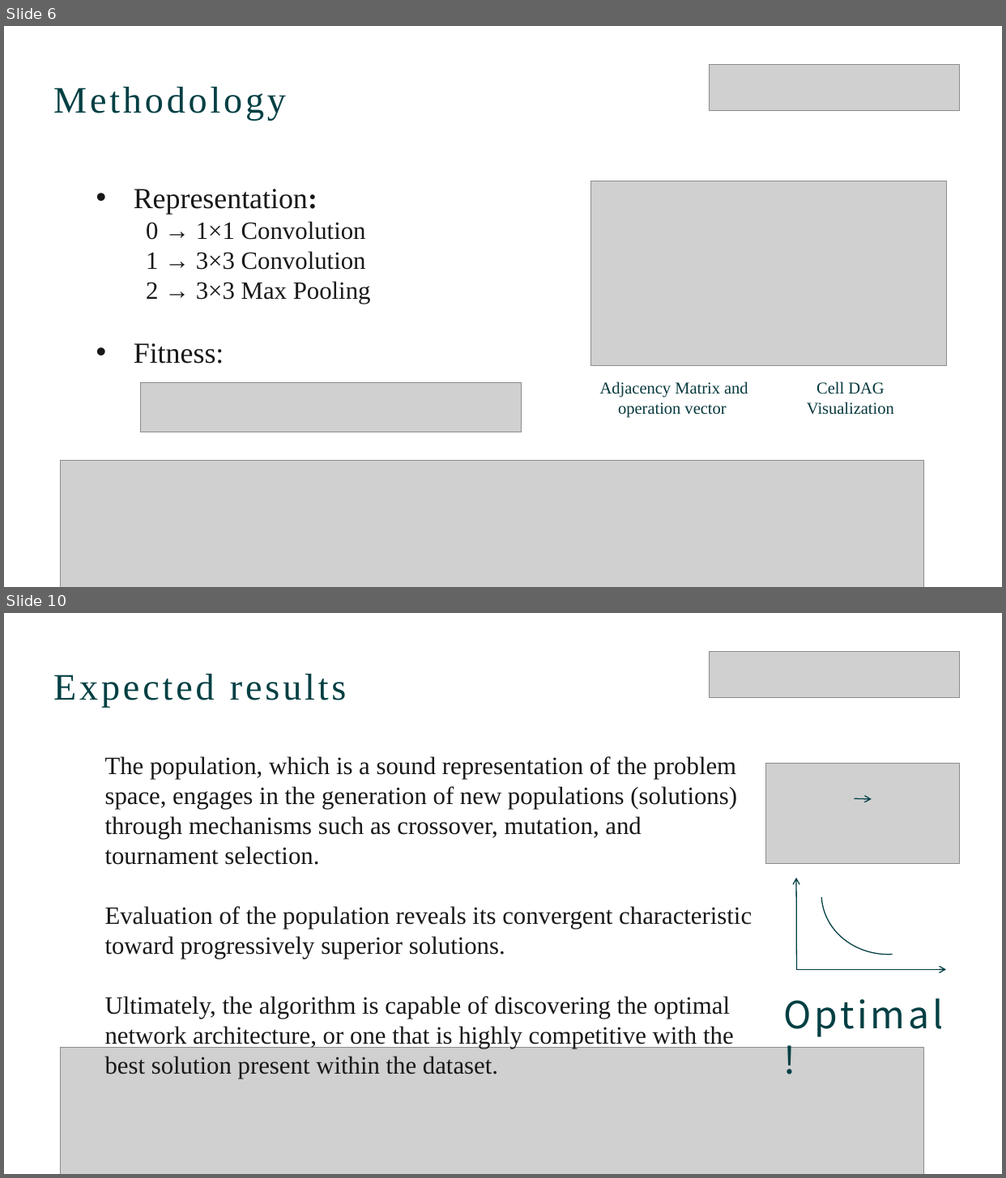
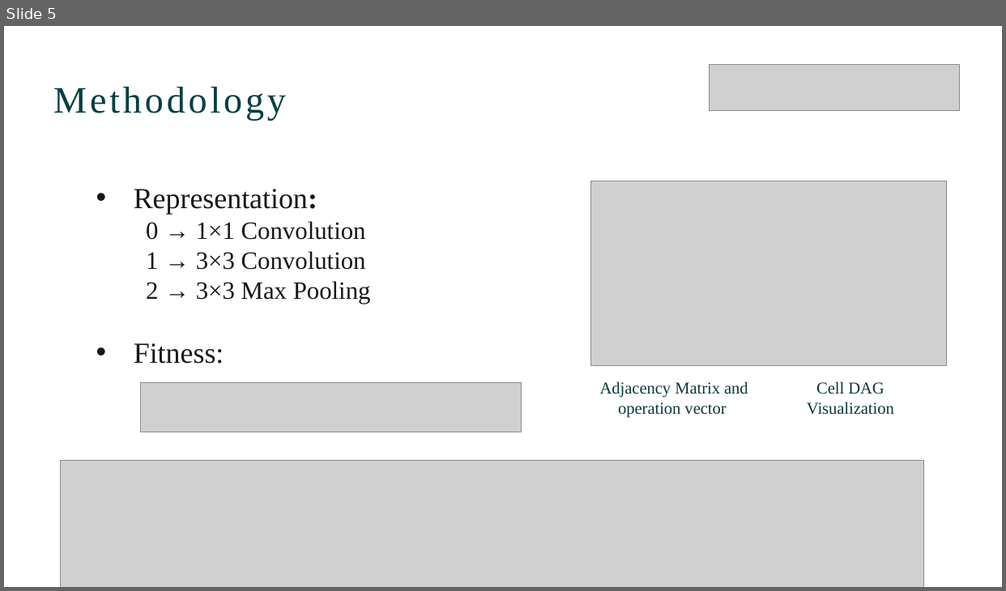
Before and after one commit to chenyicc/fxx_project, a slide deck: nasbench-master/第8组_中期.pptx. Shown one above the other, each under a label of ours: slides 6 and 10 before the commit, slide 5 after it; the slides between them are not shown. The pictures are 1006x1178 and 1006x591 pixels, drawn with LibreOffice and Linux fonts; fonts in the diff are those of the drawing; grey boxes stand for pictures; background and template pictures are left out. Boxes give left, top, right and bottom in pixels: in the first picture for what was removed or moved away, otherwise in the second. Text is boxed around its words. In the diff, an @@ line names an element or a change of style, - is before the commit and + after.

```diff
--- a/nasbench-master/第8组_中期.pptx
+++ b/nasbench-master/第8组_中期.pptx
@@ slide 10 removed at <box>4,613,1002,1174</box>, background #FFFFFF @@
@@ picture removed at <box>710,651,960,697</box> @@
@@ text removed at <box>53,674,346,707</box> @@
-Expected results
@@ text removed at <box>105,756,752,1079</box> @@
-  The population, which is a sound representation of the problem space, engages in the generation of new populations (solutions) through mechanisms such as crossover, mutation, and tournament selection.
-  Evaluation of the population reveals its convergent characteristic toward progressively superior solutions.
-  Ultimately, the algorithm is capable of discovering the optimal network architecture, or one that is highly competitive with the best solution present within the dataset.
@@ picture removed at <box>766,764,960,864</box> @@
@@ arrow removed from (854, 798) to (872, 799) @@
@@ arc (boxed as its full ellipse) removed at <box>818,829,960,959</box> @@
@@ arrow removed from (797, 970) to (797, 878) @@
@@ arrow removed from (797, 970) to (947, 970) @@
@@ text removed at <box>784,999,944,1037</box> @@
-Optimal!
@@ picture removed at <box>60,1048,924,1174</box> @@
@@ what was slide 6 is now slide 5 @@
```
Also in this commit, not shown: 5 slides changed, 3 slides added, 4 other slides removed.
